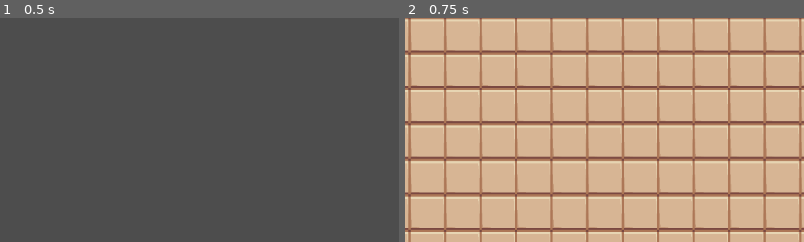
Above: before the commit, frames 1-2 (left to right).
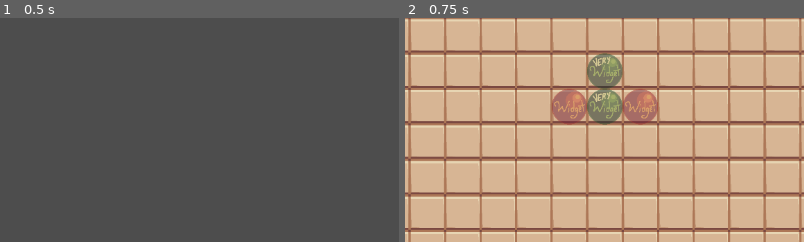
Above: after the commit, the same moments.

Repository: Salanmander/Roguetronics
Game: Godot game, scene res://Menu/main__menu.tscn
The game is run twice, just before and just after one commit, with the same random seed, the same clock (stepped at 60 frames per second) and the same inputs. The engine's default icon, where the game draws it, is replaced by a stand-in: a white triangle on a blue panel in a dark square.
Inputs:
- Up to frame 1 (0.5 s): no input
- Up to frame 2 (0.75 s): click "Hello" at 0.5 s
The pictures show only the part of the screen within x 22-72%, y 0-50%; the shares and areas given below are measured in that part.

Frame 1 is identical in both runs. In frame 2, 4.4% of the frame differs, in the area x 36-64%, y 15-48%.

Commit message:
Added goals
Goal objects contain an assembly, and make that assembly check for perfect overlap with other assemblies. The message passing is kinda messy...I feel like I may have set up the structure poorly.

Diff:
--- a/Factory/Assembly/assembly.gd
+++ b/Factory/Assembly/assembly.gd
@@ -13,12 +13,16 @@
 var widget_packed:PackedScene = load("res://Factory/Widget/widget.tscn")
 
 signal deleted(this_assembly:Assembly)
+signal perfect_overlap(other_assembly: Assembly)
 
 func _init():
 	widgets = []
 	nudges = []
 	last_cycle = 0
 	z_index = LAYER
+
+func set_parameters(init_position: Vector2):
+	position = init_position
 
 # Called when the node enters the scene tree for the first time.
 func _ready():
@@ -64,12 +68,18 @@
 	last_cycle = cycle
 	pass
 
+func add_widget(relative_position:Vector2, widget_type: int):
+	var new_widget:Widget = widget_packed.instantiate()
+	new_widget.set_parameters(relative_position, widget_type)
+	add_widget_object(new_widget)
+	pass
 
-func add_widget(new_widget:Widget):
+func add_widget_object(new_widget:Widget):
 	add_child(new_widget)
 	widgets.append(new_widget)
 	new_widget.nudged.connect(_on_widget_nudged)
 	new_widget.combined.connect(_on_widget_combined)
+	new_widget.overlap_detected_with.connect(_on_overlap_detected)
 	pass
 
 func add_widget_from_other(new_widget:Widget, _other:Assembly):
@@ -78,9 +88,42 @@
 	widgets.append(new_widget)
 	new_widget.nudged.connect(_on_widget_nudged)
 	new_widget.combined.connect(_on_widget_combined)
+	new_widget.overlap_detected_with.connect(_on_overlap_detected)
 
 func get_widgets() -> Array[Widget]:
 	return widgets.duplicate()
+
+# TODO: There has *got* to be a better way to do this
+func check_for_any_perfect_overlap():
+	for widget:Widget in widgets:
+		widget.tell_overlaps_to_check_assembly(self)
+	pass
+
+func check_perfect_overlap_with(other: Assembly):
+	if(widgets.size() != other.widgets.size()):
+		return
+
+	for widget in widgets:
+		var loc:Vector2 = position + widget.position
+		if !other.has_widget_at_position(loc, widget.type):
+			return
+
+	# We have the same number of widgets, and have gone through and
+	# found we have the same type in the same locations
+	found_perfect_overlap_with(other)
+	other.found_perfect_overlap_with(self)
+	pass
+
+func found_perfect_overlap_with(other: Assembly):
+	perfect_overlap.emit(other)
+	pass
+
+func has_widget_at_position(loc: Vector2, type: int) -> bool:
+	for widget in widgets:
+		var this_loc:Vector2 = position + widget.position
+		if(this_loc.is_equal_approx(loc) && widget.type == type):
+			return true
+	return false
 
 func _on_widget_nudged(delta:Vector2):
 	nudges.append(delta)
@@ -122,3 +165,8 @@
 	var group_name:String = str("combining_by_",combiner.idString)
 	remove_from_group(group_name)
 	queued_combine_widget = null
+
+func _on_overlap_detected(other_assembly: Assembly):
+	check_perfect_overlap_with(other_assembly)
+
+	pass
--- /dev/null
+++ b/Factory/Goal/goal.gd
@@ -0,0 +1,38 @@
+extends Node2D
+class_name Goal
+
+var assembly_packed = load("res://Factory/Assembly/assembly.tscn")
+var plan:Assembly
+
+var LAYER = 0
+
+func set_parameters(init_position:Vector2):
+	plan = assembly_packed.instantiate()
+	plan.set_parameters(init_position)
+	add_child(plan)
+	plan.perfect_overlap.connect(_on_perfect_overlap)
+
+
+
+# Called when the node enters the scene tree for the first time.
+func _ready():
+	# Filter to make the goal transparent
+	modulate = Color(1, 1, 1, 0.5)
+	pass # Replace with function body.
+
+func add_widget(init_position:Vector2, widget_type:int):
+	plan.add_widget(init_position, widget_type)
+
+func add_widget_object(new_widget:Widget):
+	plan.add_widget_object(new_widget)
+
+func check():
+	plan.check_for_any_perfect_overlap()
+
+func _on_perfect_overlap(other:Assembly):
+	other.delete()
+
+
+# Called every frame. 'delta' is the elapsed time since the previous frame.
+func _process(delta):
+	pass
--- /dev/null
+++ b/Factory/Goal/goal.tscn
@@ -0,0 +1,6 @@
+[gd_scene load_steps=2 format=3 uid="uid://j380l0djt1lc"]
+
+[ext_resource type="Script" path="res://Factory/Goal/goal.gd" id="1_aaadj"]
+
+[node name="Goal" type="Node2D"]
+script = ExtResource("1_aaadj")
--- a/Factory/Machine/Combiner/combiner.gd
+++ b/Factory/Machine/Combiner/combiner.gd
@@ -46,6 +46,7 @@
 
 		# If there are two widgets, combine them
 		if nearby_widgets.size() == 2:
+			print(str("Combining ", nearby_widgets[0], " and ", nearby_widgets[1]))
 			nearby_widgets[0].combine(self)
 			nearby_widgets[1].combine(self)
 			pass
--- a/Factory/Widget/widget.gd
+++ b/Factory/Widget/widget.gd
@@ -3,14 +3,20 @@
 
 var speed:Vector2 = Vector2(0,0)
 var tex:Texture
-var type:int = 1
+var type:int = -1
 
 signal nudged(delta: Vector2)
 signal combined(this_widget:Widget, combined_by:Combiner)
+signal overlap_detected_with(other_assembly: Assembly)
+
+func set_parameters(init_position:Vector2, widget_type:int):
+	position = init_position
+	set_type(widget_type)
 
 # Called when the node enters the scene tree for the first time.
 func _ready():
-	if type == 1:
+	if type == -1:
+		type = 1
 		tex = load("res://Factory/Widget/widget.png")
 		$Sprite2D.texture = tex
 	pass # Replace with function body.
@@ -26,6 +32,18 @@
 	$Sprite2D.texture = tex
 
 
+func tell_overlaps_to_check_assembly(parent: Assembly):
+	var overlaps:Array[Area2D] = get_overlapping_areas()
+	for other in overlaps:
+		if other is Widget:
+			other.check_overlap_with(parent)
+	pass
+
+func check_overlap_with(other_assembly: Assembly):
+	overlap_detected_with.emit(other_assembly)
+	pass
+
+
 
 
 func nudge(delta: Vector2):
--- a/Factory/factory_floor.gd
+++ b/Factory/factory_floor.gd
@@ -32,6 +32,9 @@
 var combiner_packed:PackedScene = load("res://Factory/Machine/Combiner/combiner.tscn")
 var machines:Array[Machine]
 var conveyor_direction:float
+
+var goal_packed:PackedScene = load("res://Factory/Goal/goal.tscn")
+var goal:Goal
 
 var run:bool = false
 var cycle_time:float = 1 # Number of seconds for one cycle
@@ -48,6 +51,14 @@
 	assemblies = []
 	machines = []
 
+	goal = goal_packed.instantiate()
+	goal.set_parameters(map_to_local(Vector2i(10,2)))
+	goal.add_widget(Vector2(0,0), 2)
+	goal.add_widget(Vector2(0,-Consts.GRID_SIZE), 2)
+	goal.add_widget(Vector2(Consts.GRID_SIZE,0), 1)
+	goal.add_widget(Vector2(-Consts.GRID_SIZE,0), 1)
+
+	add_child(goal)
 
 	pass # Replace with function body.
 
@@ -61,6 +72,8 @@
 		if cycle - last_cycle >= cycle_fraction:
 			for assembly:Assembly in assemblies:
 				assembly.snap_to_grid(self)
+
+			goal.check()
 
 		for machine:Machine in machines:
 			machine.run_to(cycle)
@@ -87,10 +100,8 @@
 
 		elif(click_mode == PLACE_THING):
 			var new_assembly:Assembly = assembly_packed.instantiate()
-			var new_widget:Widget = widget_packed.instantiate()
-			new_widget.set_type(widget_type)
-			new_assembly.add_widget(new_widget)
-			new_assembly.position = thing_position
+			new_assembly.set_parameters(thing_position)
+			new_assembly.add_widget(Vector2(0, 0), widget_type)
 			add_child(new_assembly)
 			assemblies.append(new_assembly)
 			new_assembly.deleted.connect(_on_assembly_delete)
@@ -141,7 +152,8 @@
 				remove_child(machines[i])
 				machines[i].queue_free()
 				machines.remove_at(i)
-			i -= 1
+
+		i -= 1
 	pass
 
 func _on_assembly_delete(deleted: Assembly):
